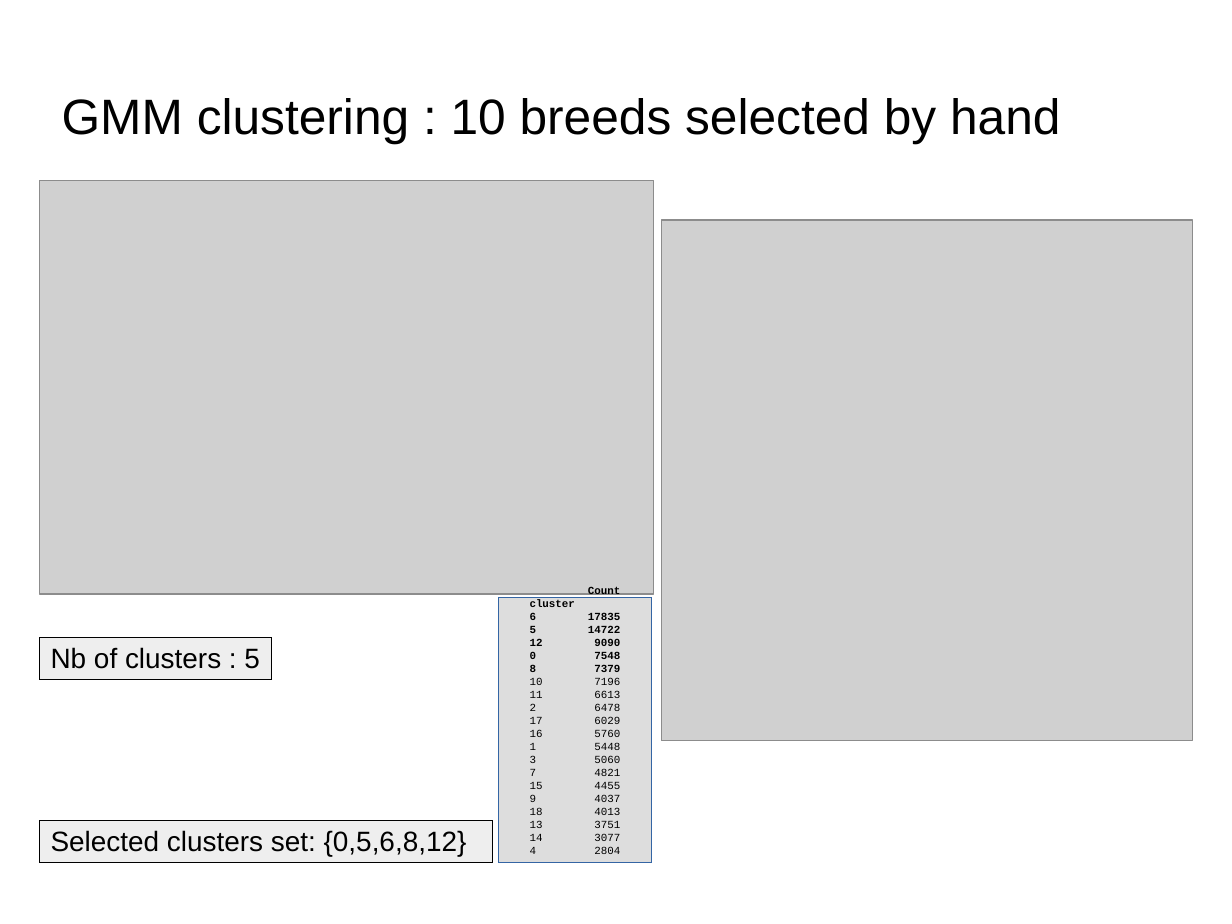
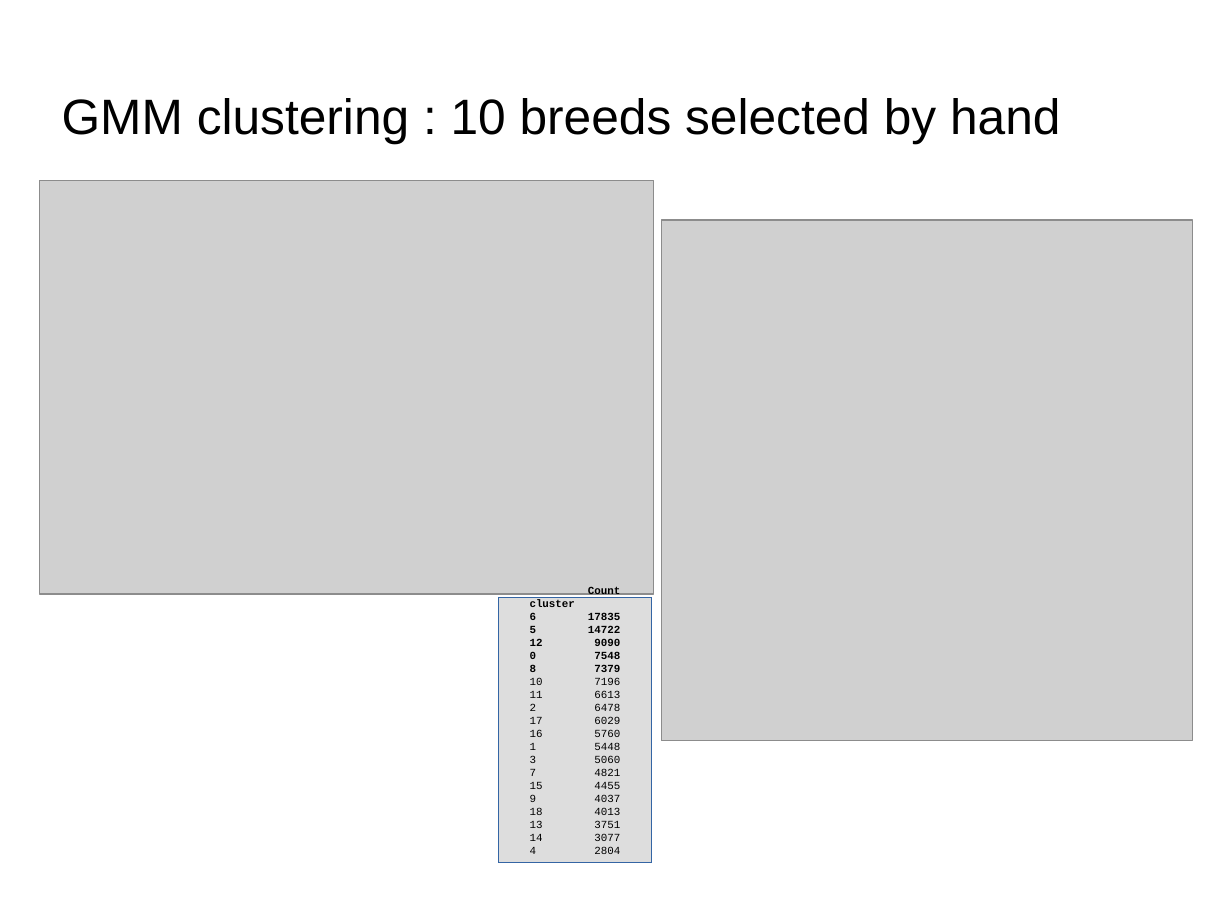
Before and after one commit to dataforcast/OC_Datascientist, a slide deck: slide 8 of P7/report/Openclassrooms_ParcoursDatascientist_P7-V1.odp. Drawn at 1232x924 pixels with LibreOffice and Linux fonts; fonts in the diff are those of the drawing; grey boxes stand for pictures; background and template pictures are left out. Boxes give left, top, right and bottom in pixels: in the first picture for what was removed or moved away, otherwise in the second. Text is boxed around its words. In the diff, an @@ line names an element or a change of style, - is before the commit and + after.

Commit message:
P7 : split of images and GMM clustering applied to

```diff
--- a/P7/report/Openclassrooms_ParcoursDatascientist_P7-V1.odp
+++ b/P7/report/Openclassrooms_ParcoursDatascientist_P7-V1.odp
@@ rectangle removed at <box>39,637,271,680</box> @@
-Nb of clusters : 5
@@ rectangle removed at <box>39,821,493,863</box> @@
-Selected clusters set: {0,5,6,8,12}
```
Also in this commit, not shown: 5 other slides changed, 1 slide added, 4 other files.
